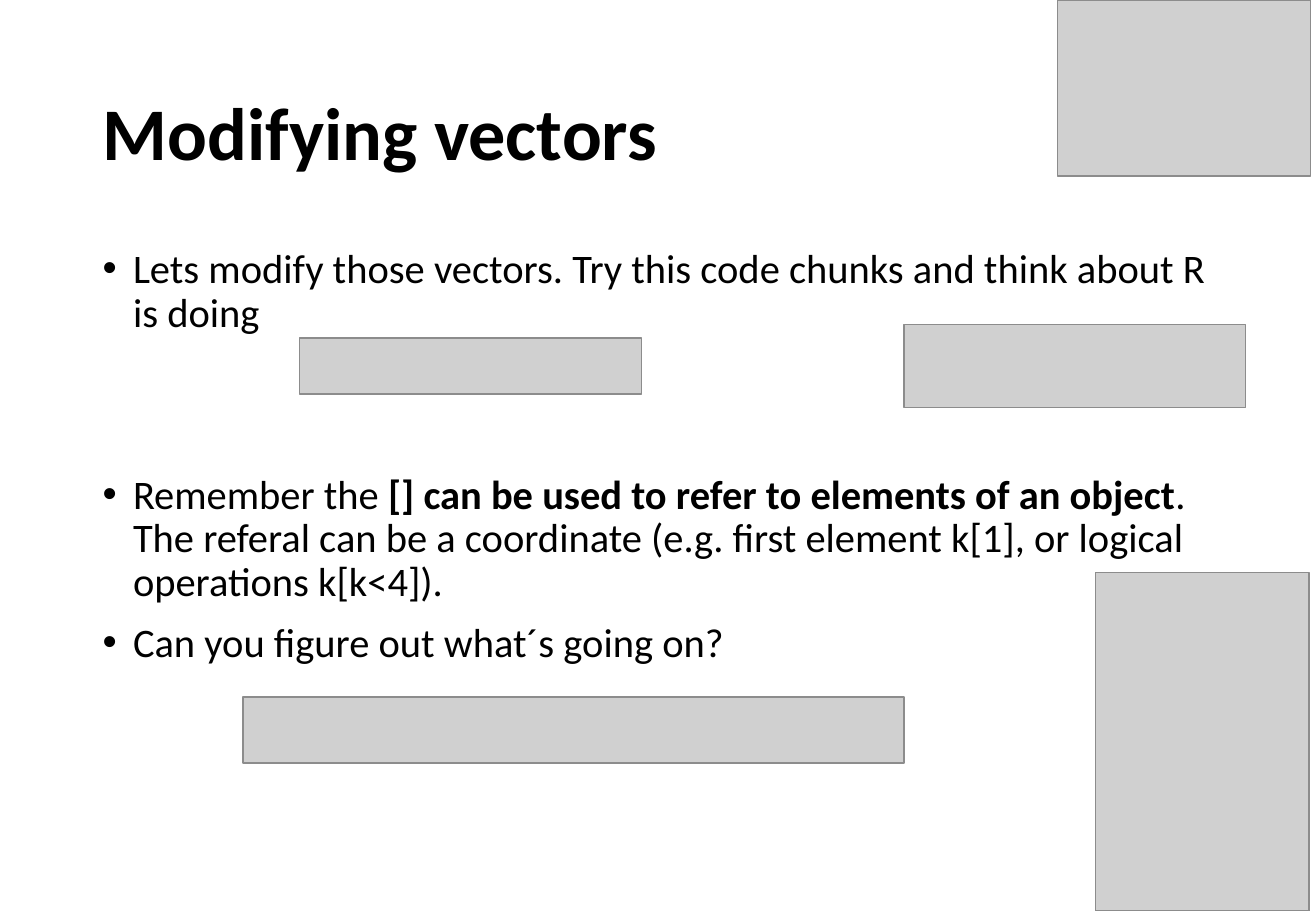
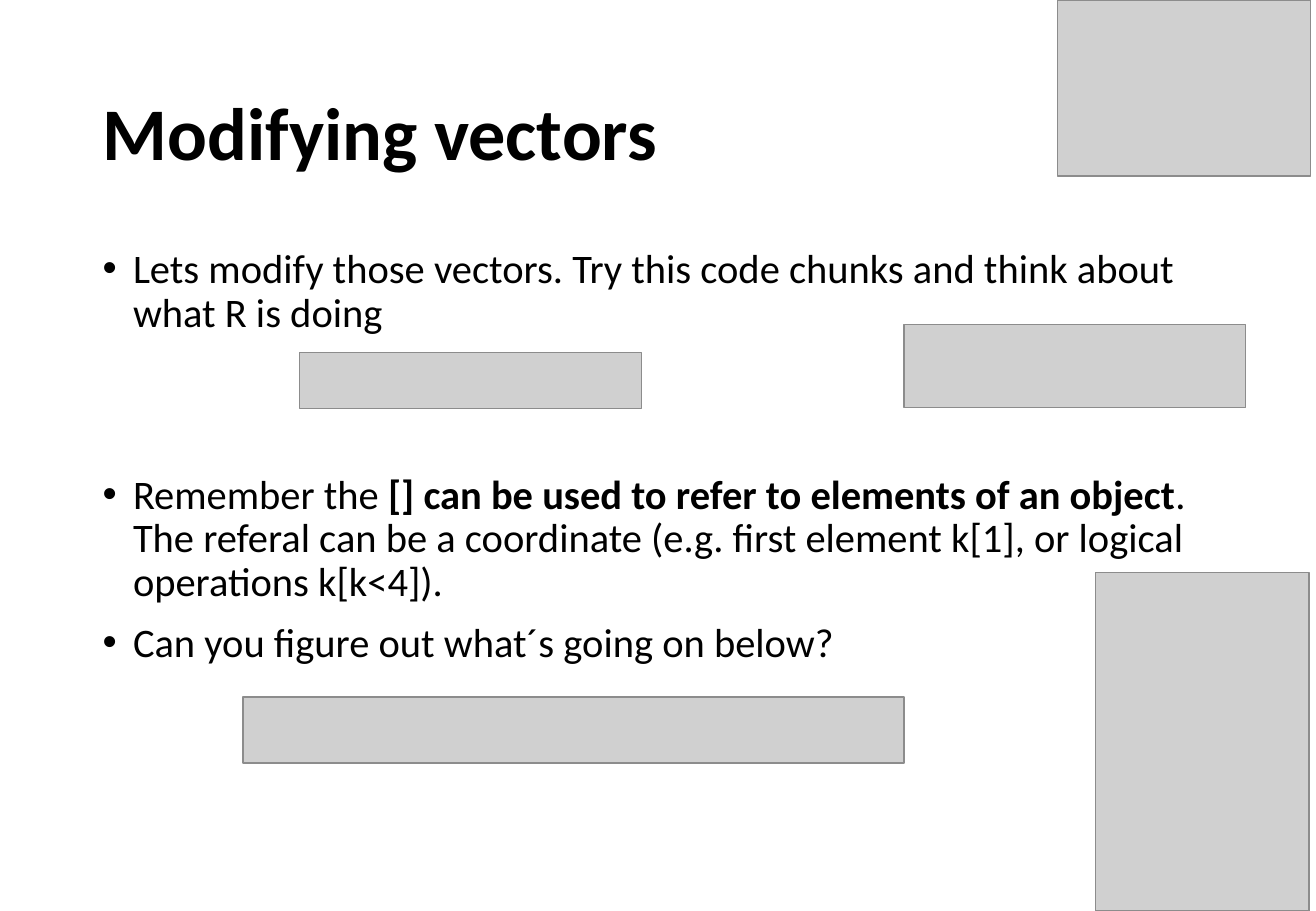
Before and after one commit to ramsyagha/tutorials, a slide deck: slide 25 of Lectures/1_Introduction to R.pptx (slide 21 before the commit). Drawn at 1316x911 pixels with LibreOffice and Linux fonts; fonts in the diff are those of the drawing; grey boxes stand for pictures. Boxes give left, top, right and bottom in pixels: in the first picture for what was removed or moved away, otherwise in the second. Text is boxed around its words. In the diff, an @@ line names an element or a change of style, - is before the commit and + after.

```diff
--- a/Lectures/1_Introduction to R.pptx
+++ b/Lectures/1_Introduction to R.pptx
@@ text at (133,255,1174,334): text changed @@
-• Lets modify those vectors. Try this code chunks and think about R is doing
+• Lets modify those vectors. Try this code chunks and think about what R is doing
@@ picture: place and size @@
-picture at (300,338,642,394)
+picture at (300,352,642,408)
@@ text at (133,629,834,664): text changed @@
-• Can you figure out what´s going on?
+• Can you figure out what´s going on below?
```
Also in this commit, not shown: 25 other slides changed, 15 slides added, 1 slide removed.
